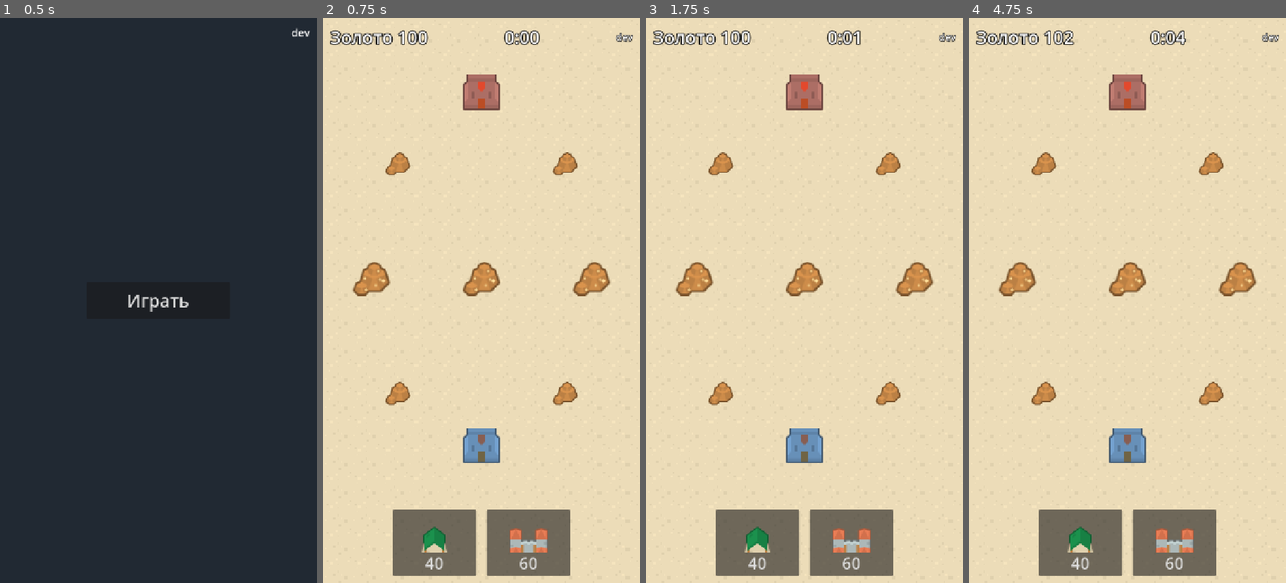
Above: before the commit, frames 1-4 (left to right).
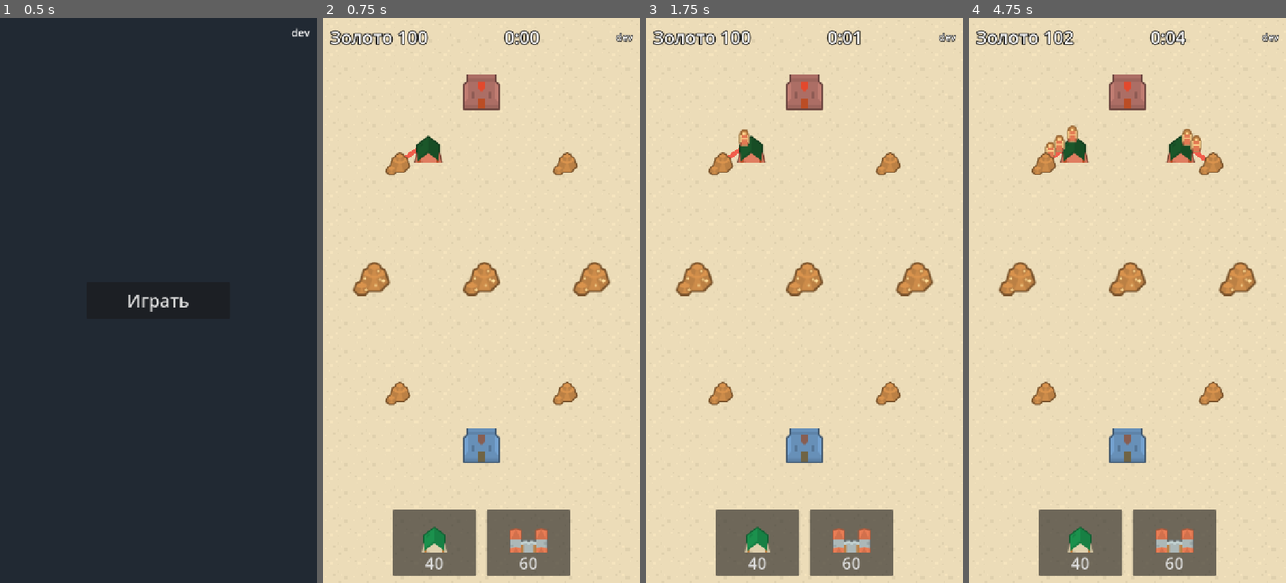
Above: after the commit, the same moments.

Repository: fishert2812/strategy-2d
Game: Godot game, scene res://scenes/main.tscn
The game is run twice, just before and just after one commit, with the same random seed, the same clock (stepped at 60 frames per second) and the same inputs.
Inputs (mouse positions are in pixels of both pictures, inside the frame that each line leads up to):
- Up to frame 1 (0.5 s): no input
- Up to frame 2 (0.75 s): click "Играть" at 0.5 s
- Up to frame 3 (1.75 s): tap Enter at 1.25 s; move the mouse to (874, 272) at 1.27 s; click (874, 272) at 1.42 s
- Up to frame 4 (4.75 s): drag from (1064, 328) to (1111, 413) at 2.02 s; move the mouse to (1159, 176) at 2.77 s; click (1159, 176) at 2.92 s; drag from (1111, 413) to (1032, 215) at 3.52 s; move the mouse to (1222, 385) at 4.27 s; click (1222, 385) at 4.42 s

Frame 1 is identical in both runs. In frame 2, 0.4% of the frame differs, in the area x 25-38%, y 20-26%; in frame 3, 0.4%; in frame 4, 1.1%, in the area x 19-75%, y 19-28%.

Commit message:
Враг по тем же правилам: ставит лагеря к свободным залежам, строит казармы, первая охраняет, остальные идут в набег на самую длинную тропу добычи
Часть пункта 5 tasks.md (большой удар с предупреждением — следующим PR).
Числа силы врага и прочность зданий — data/game.json. Тест-партии: бездействие проигрывает на 2:41,
простой игрок (два лагеря, три казармы) побеждает на 8:09.
Урон воина по зданиям отдельным числом (siege), иначе партия кончалась за 2 минуты.

Co-Authored-By: Claude Opus 5.5 <noreply@anthropic.com>
Claude-Session: https://claude.ai/code/session_019VbyzFae5xLzL824rEKy7F

Diff:
--- a/data/game.json
+++ b/data/game.json
@@ -1,114 +1,29 @@
 {
   "_": "Числа партии. Стартовые, подбираем на живой игре. Координаты поля: 720 x 1000, низ — игрок.",
-  "field": [
-    720,
-    1000
-  ],
+  "field": [720, 1000],
   "start_gold": 100,
-  "home_drip": {
-    "gold": 1,
-    "every": 1.5
-  },
+  "home_drip": {"gold": 1, "every": 1.5},
   "build_radius": 170,
   "build_gap": 70,
   "snap": 110,
   "buildings": {
-    "home": {
-      "hp": 400,
-      "cost": 0,
-      "size": 46
-    },
-    "camp": {
-      "hp": 120,
-      "cost": 40,
-      "size": 34
-    },
-    "barracks": {
-      "hp": 160,
-      "cost": 60,
-      "size": 38
-    }
+    "home": {"hp": 2000, "cost": 0, "size": 46},
+    "camp": {"hp": 200, "cost": 40, "size": 34},
+    "barracks": {"hp": 300, "cost": 60, "size": 38}
   },
-  "homes": [
-    [
-      360,
-      900
-    ],
-    [
-      360,
-      100
-    ]
+  "homes": [[360, 900], [360, 100]],
+  "deposits": [
+    {"pos": [170, 760], "gold": 240},
+    {"pos": [550, 760], "gold": 240},
+    {"pos": [170, 240], "gold": 240},
+    {"pos": [550, 240], "gold": 240},
+    {"pos": [110, 500], "gold": 600},
+    {"pos": [360, 500], "gold": 600},
+    {"pos": [610, 500], "gold": 600}
   ],
-  "deposits": [
-    {
-      "pos": [
-        170,
-        760
-      ],
-      "gold": 240
-    },
-    {
-      "pos": [
-        550,
-        760
-      ],
-      "gold": 240
-    },
-    {
-      "pos": [
-        170,
-        240
-      ],
-      "gold": 240
-    },
-    {
-      "pos": [
-        550,
-        240
-      ],
-      "gold": 240
-    },
-    {
-      "pos": [
-        110,
-        500
-      ],
-      "gold": 600
-    },
-    {
-      "pos": [
-        360,
-        500
-      ],
-      "gold": 600
-    },
-    {
-      "pos": [
-        610,
-        500
-      ],
-      "gold": 600
-    }
-  ],
-  "camp": {
-    "carriers": 3,
-    "spawn_every": 1.0
-  },
-  "carrier": {
-    "speed": 110,
-    "load": 2,
-    "hp": 20
-  },
-  "barracks": {
-    "every": 4,
-    "max": 6
-  },
-  "warrior": {
-    "speed": 75,
-    "hp": 60,
-    "damage": 10,
-    "hit_every": 0.8,
-    "reach": 26,
-    "aggro": 90
-  }
+  "camp": {"carriers": 3, "spawn_every": 1.0},
+  "carrier": {"speed": 110, "load": 2, "hp": 20},
+  "barracks": {"every": 5, "max": 4},
+  "warrior": {"speed": 75, "hp": 60, "damage": 10, "hit_every": 0.8, "reach": 26, "aggro": 90, "siege": 3},
+  "enemy": {"think": 2.0, "camps": 2, "extra_camp_every": 120, "barracks_after": 20, "extra_barracks_every": 45, "max_barracks": 4, "raid_after": 90, "guards": 1}
 }
--- a/scripts/battle.gd
+++ b/scripts/battle.gd
@@ -20,6 +20,7 @@
 const BOTTOM := 190.0
 
 var sim: Sim
+var enemy: Enemy
 var _sprites := {}
 var _drag := {}
 var _units := {}
@@ -48,6 +49,7 @@
 	ghost.hide()
 	sim = Sim.new()
 	sim.changed.connect(_on_sim)
+	enemy = Enemy.new(sim)
 	for b in sim.buildings:
 		_on_sim("built", b)
 	for d in sim.deposits:
@@ -56,6 +58,7 @@
 
 
 func _process(dt: float) -> void:
+	enemy.step(dt)
 	sim.step(dt)
 	var field := Sim._v(sim.cfg.field)
 	world.position = Vector2((size.x - field.x) / 2, TOP + (size.y - TOP - BOTTOM - field.y) / 2)
--- /dev/null
+++ b/scripts/enemy.gd
@@ -0,0 +1,78 @@
+class_name Enemy
+extends RefCounted
+## Враг играет по тем же правилам и ценам: ставит лагеря к залежам, потом казармы и набеги.
+## Сложность — числа в data/game.json, раздел enemy.
+
+var sim: Sim
+var side := Sim.ENEMY
+var _wait := 0.0
+
+
+func _init(s: Sim) -> void:
+	sim = s
+
+
+func step(dt: float) -> void:
+	_wait -= dt
+	if _wait > 0 or sim.winner != -1:
+		return
+	_wait = sim.cfg.enemy.think
+	var e: Dictionary = sim.cfg.enemy
+	for camp in sim.of_side(side, "camp"):
+		if camp.target.is_empty() or camp.target.gold <= 0:
+			var d := _free_deposit(camp.pos)
+			if not d.is_empty():
+				sim.set_path(camp, d.pos)
+	for b in sim.of_side(side, "barracks").slice(e.guards):
+		if sim.time >= e.raid_after and (b.target.is_empty() or b.target.hp <= 0):
+			var t := _raid_target()
+			if not t.is_empty():
+				sim.set_path(b, t.pos)
+	var camps := sim.of_side(side, "camp").size()
+	var barracks := sim.of_side(side, "barracks").size()
+	if camps < e.camps + int(sim.time / e.extra_camp_every):
+		var d := _free_deposit(Sim._v(sim.cfg.homes[side]))
+		if not d.is_empty():
+			var camp := _build("camp", d.pos)
+			if not camp.is_empty():
+				sim.set_path(camp, d.pos)
+	elif sim.time >= e.barracks_after and barracks < mini(e.max_barracks, maxi(sim.of_side(1 - side, "barracks").size(), 1 + int(sim.time / e.extra_barracks_every))):
+		_build("barracks", Sim._v(sim.cfg.homes[1 - side]))
+
+
+## Ближайшая к точке залежь с золотом, к которой ещё не идёт наша тропа.
+func _free_deposit(from: Vector2) -> Dictionary:
+	var taken := sim.of_side(side, "camp").map(func(c): return c.target)
+	var best := {}
+	for d in sim.deposits:
+		if d.gold > 0 and not taken.any(func(t): return is_same(t, d)):
+			if best.is_empty() or d.pos.distance_to(from) < best.pos.distance_to(from):
+				best = d
+	return best
+
+
+## Набег на самую длинную тропу добычи игрока, иначе на ближнее к нам здание.
+func _raid_target() -> Dictionary:
+	var best := {}
+	var longest := 0.0
+	for c in sim.of_side(1 - side, "camp"):
+		if not c.target.is_empty() and c.target.gold > 0 and c.pos.distance_to(c.target.pos) > longest:
+			longest = c.pos.distance_to(c.target.pos)
+			best = c
+	if best.is_empty():
+		var home := Sim._v(sim.cfg.homes[side])
+		for b in sim.of_side(1 - side):
+			if best.is_empty() or b.pos.distance_to(home) < best.pos.distance_to(home):
+				best = b
+	return best
+
+
+## Строит как можно ближе к цели: шаг от своего здания в её сторону.
+func _build(kind: String, toward: Vector2) -> Dictionary:
+	var best := Vector2.INF
+	for b in sim.of_side(side):
+		for turn in [0.0, 0.6, -0.6, 1.2, -1.2]:
+			var p: Vector2 = b.pos + (toward - b.pos).limit_length(sim.cfg.build_radius - 20).rotated(turn)
+			if sim.can_build(side, kind, p) == "" and p.distance_to(toward) < best.distance_to(toward):
+				best = p
+	return {} if best == Vector2.INF else sim.build(side, kind, best)
--- a/scripts/sim.gd
+++ b/scripts/sim.gd
@@ -120,7 +120,7 @@
 	u.cd = cfg.warrior.hit_every
 	changed.emit("hit", {"side": u.side, "pos": x.pos})
 	if x.has("max_hp"):
-		damage(x, cfg.warrior.damage)
+		damage(x, cfg.warrior.siege)
 		return
 	x.hp -= cfg.warrior.damage
 	if x.hp <= 0:
--- a/tests/test_attack.gd
+++ b/tests/test_attack.gd
@@ -14,9 +14,9 @@
 	var barracks := sim.build(Sim.PLAYER, "barracks", Vector2(360, 760))
 	if not sim.set_path(barracks, Vector2(380, 130)):
 		return "тропа казармы не прилипла к дому врага"
-	_run(sim, 120.0)
+	_run(sim, 300.0)
 	if sim.winner != Sim.PLAYER:
-		return "за 120 с дом врага не разрушен (победитель %d)" % sim.winner
+		return "за 300 с дом врага не разрушен (победитель %d)" % sim.winner
 	return ""
 
 
--- /dev/null
+++ b/tests/test_enemy.gd
@@ -0,0 +1,70 @@
+extends RefCounted
+## Враг (часть пункта 5): строит, добывает, нападает. Партия доигрывается до победы и до поражения.
+
+
+const DT := 0.05
+
+## Партия с шагом DT; play(sim) — ход игрока раз в 2 с. Возвращает время конца или -1.
+func _match(play: Callable, limit := 600.0) -> float:
+	var sim := Sim.new()
+	var enemy := Enemy.new(sim)
+	var think := 0.0
+	for i in int(limit / DT):
+		enemy.step(DT)
+		sim.step(DT)
+		think += DT
+		if think >= 2.0:
+			think = 0.0
+			play.call(sim)
+		if sim.winner != -1:
+			return sim.time if sim.winner == Sim.ENEMY else -sim.time
+	return 0.0
+
+
+## Простой игрок: два лагеря к ближним залежам, потом к свободным; три казармы на врага.
+func _rush(sim: Sim) -> void:
+	var camps := sim.of_side(Sim.PLAYER, "camp")
+	if camps.size() < 2:
+		var at: Vector2 = [Vector2(250, 830), Vector2(470, 830)][camps.size()]
+		var c := sim.build(Sim.PLAYER, "camp", at)
+		if not c.is_empty():
+			sim.set_path(c, [Vector2(170, 760), Vector2(550, 760)][camps.size()])
+	elif sim.of_side(Sim.PLAYER, "barracks").size() < 3:
+		var n := sim.of_side(Sim.PLAYER, "barracks").size()
+		sim.build(Sim.PLAYER, "barracks", [Vector2(300, 750), Vector2(420, 750), Vector2(360, 640)][n])
+	var helper := Enemy.new(sim)
+	helper.side = Sim.PLAYER
+	for c in camps:
+		if c.target.get("gold", 0) <= 0 and not helper._free_deposit(c.pos).is_empty():
+			sim.set_path(c, helper._free_deposit(c.pos).pos)
+	for b in sim.of_side(Sim.PLAYER, "barracks"):
+		if sim.time > 40 and (b.target.is_empty() or b.target.hp <= 0) and not sim.of_side(Sim.ENEMY).is_empty():
+			sim.set_path(b, sim.of_side(Sim.ENEMY)[-1].pos)
+
+
+func test_enemy_builds_and_mines() -> String:
+	var sim := Sim.new()
+	var enemy := Enemy.new(sim)
+	for i in int(30 / DT):
+		enemy.step(DT)
+		sim.step(DT)
+	var camps := sim.of_side(Sim.ENEMY, "camp").filter(func(c): return not c.target.is_empty())
+	if camps.size() < 2:
+		return "за 30 с у врага %d лагерей с тропой, ждали 2" % camps.size()
+	return ""
+
+
+func test_passive_player_loses() -> String:
+	var t := _match(func(_s): pass)
+	if t <= 0:
+		return "игрок без действий не проиграл за 10 минут (итог %.0f)" % t
+	print("    поражение бездействием на %d:%02d" % [int(t) / 60, int(t) % 60])
+	return ""
+
+
+func test_simple_player_wins() -> String:
+	var t := _match(_rush)
+	if t >= 0:
+		return "простой игрок не победил за 10 минут (итог %.0f)" % t
+	print("    победа простого игрока на %d:%02d" % [int(-t) / 60, int(-t) % 60])
+	return ""
Not shown, added: scripts/enemy.gd.uid
Not shown, added: tests/test_enemy.gd.uid
